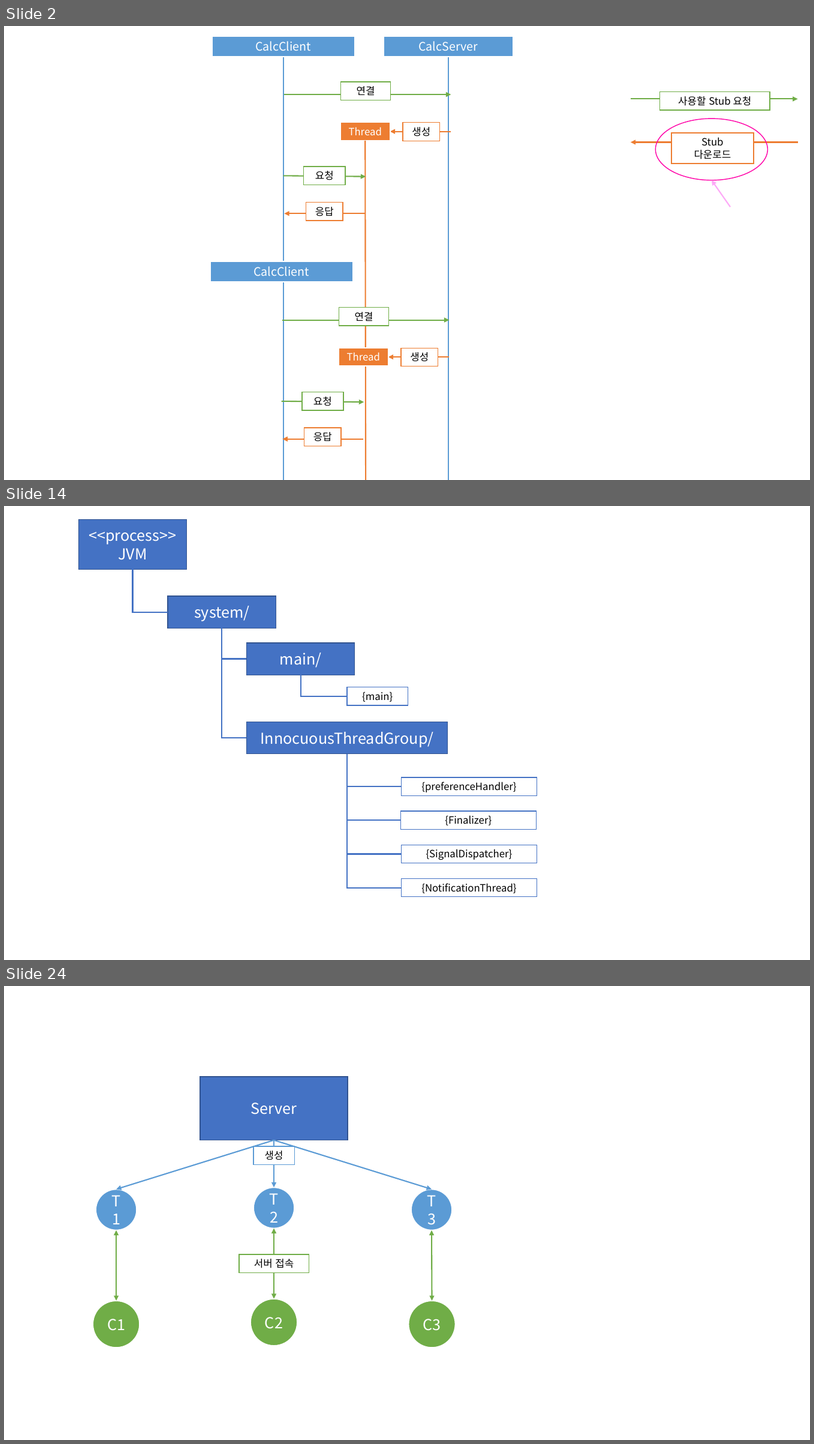
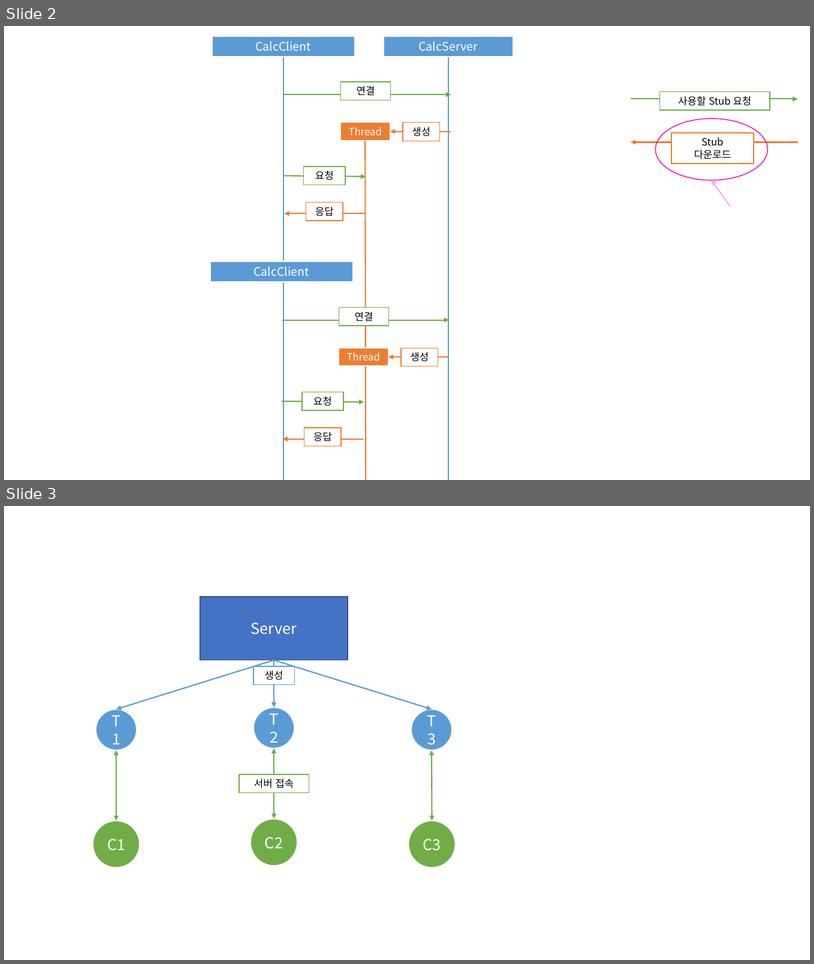
Before and after one commit to Dingadung/2022-study-workspace, a slide deck: study-note/자바/2022-08-26 내용정리.pptx. Shown one above the other, each under a label of ours: slides 2, 14 and 24 before the commit, slides 2 and 3 after it; the slides between them are not shown. The pictures are 814x1444 and 814x964 pixels, drawn with LibreOffice and Linux fonts; fonts in the diff are those of the drawing. Boxes give left, top, right and bottom in pixels: in the first picture for what was removed or moved away, otherwise in the second. Text is boxed around its words. In the diff, an @@ line names an element or a change of style, - is before the commit and + after.

```diff
--- a/study-note/자바/2022-08-26 내용정리.pptx
+++ b/study-note/자바/2022-08-26 내용정리.pptx
@@ slide 14 removed at (4,506,810,960), background #FFFFFF @@
@@ rectangle removed at (78,519,186,570) @@
-<<process>>
-JVM
@@ elbow line removed from (133, 570) to (168, 612) @@
@@ rectangle removed at (168,596,276,628) @@
-system/
@@ elbow line removed from (222, 628) to (246, 659) @@
@@ elbow line removed from (222, 628) to (246, 738) @@
@@ rectangle removed at (246,643,355,675) @@
-main/
@@ elbow line removed from (301, 675) to (347, 696) @@
@@ rectangle removed at (347,687,408,705) @@
-{main}
@@ rectangle removed at (246,721,448,753) @@
-InnocuousThreadGroup/
@@ elbow line removed from (347, 753) to (401, 787) @@
@@ elbow line removed from (347, 753) to (401, 820) @@
@@ elbow line removed from (347, 753) to (401, 854) @@
@@ elbow line removed from (347, 753) to (401, 888) @@
@@ rectangle removed at (401,777,537,795) @@
-{preferenceHandler}
@@ rectangle removed at (401,811,536,829) @@
-{Finalizer}
@@ rectangle removed at (401,845,537,863) @@
-{SignalDispatcher}
@@ rectangle removed at (401,878,537,896) @@
-{NotificationThread}
@@ what was slide 24 is now slide 3 @@
```
Also in this commit, not shown: 20 other slides removed, 4 other files.
